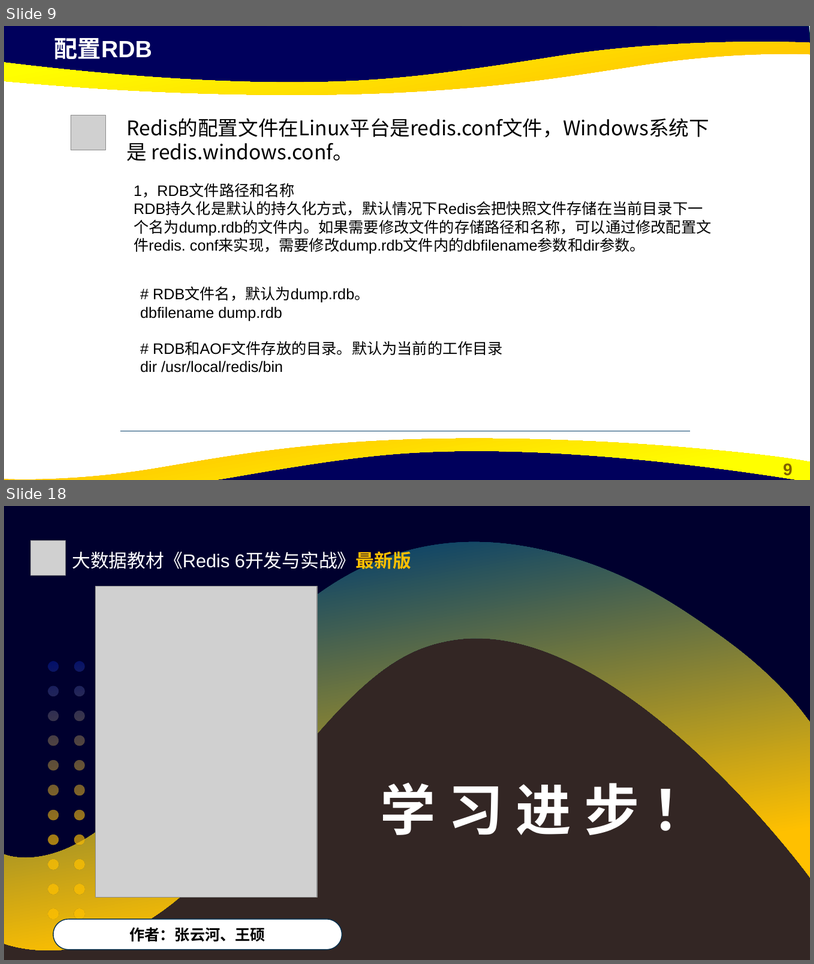
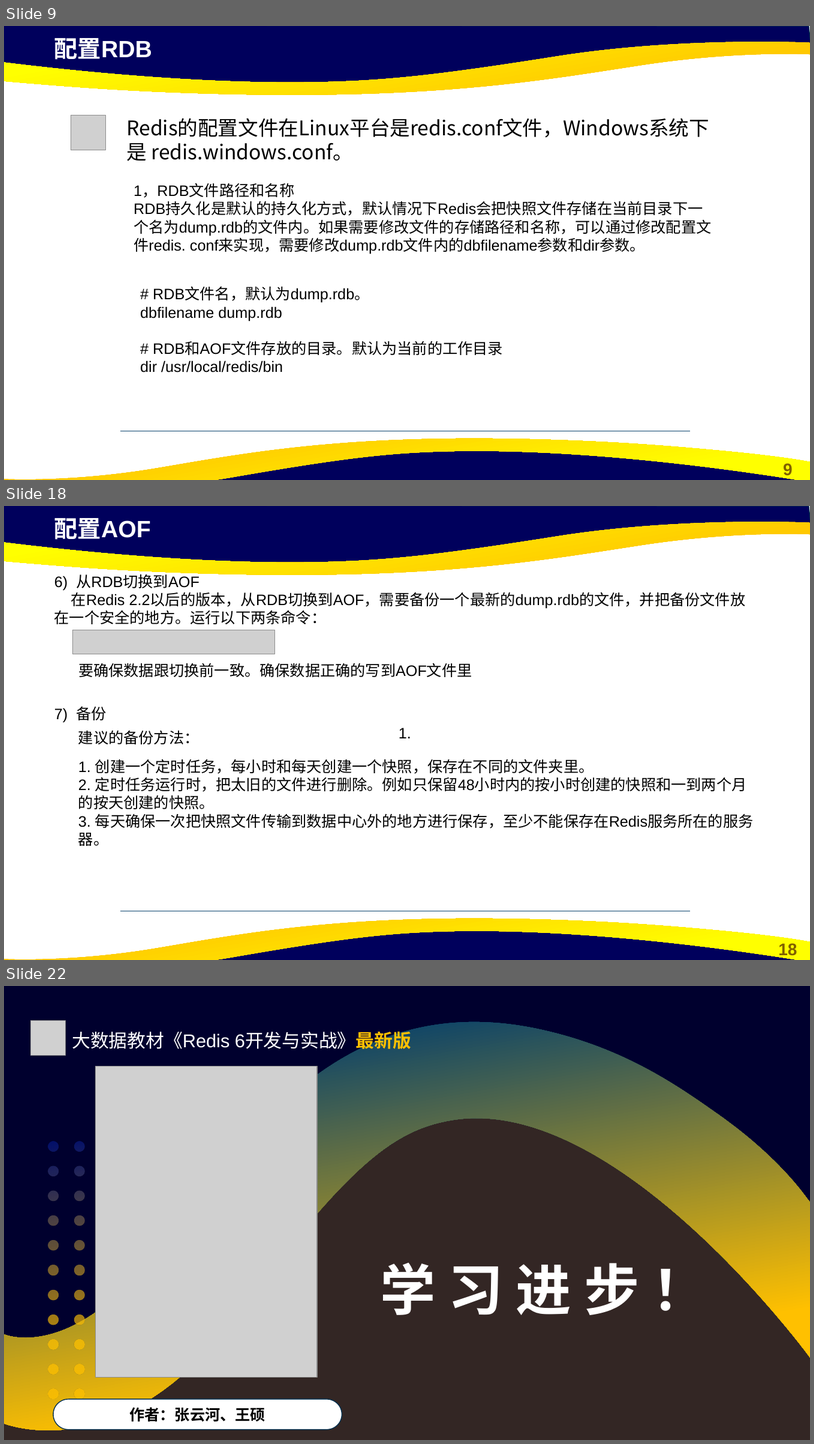
Before and after one commit to cxinping/Redis, a slide deck: ppt/第5章 Redis缓存持久化.pptx. Shown one above the other, each under a label of ours: slides 9 and 18 before the commit, slides 9, 18 and 22 after it; the slides between them are not shown. The pictures are 814x964 and 814x1444 pixels, drawn with LibreOffice and Linux fonts; fonts in the diff are those of the drawing; grey boxes stand for pictures; background and template pictures are left out. Boxes give left, top, right and bottom in pixels: in the first picture for what was removed or moved away, otherwise in the second. Text is boxed around its words. In the diff, an @@ line names an element or a change of style, - is before the commit and + after.

```diff
--- a/ppt/第5章 Redis缓存持久化.pptx
+++ b/ppt/第5章 Redis缓存持久化.pptx
@@ slide 18 added at bbox=[4, 506, 810, 960], background #FFFFFF; not listed: 5 template elements that a slide beside it also shows @@
@@ text added at bbox=[54, 518, 151, 540], 28 pt, text #FFFFFF, bold @@
+配置AOF
@@ text added at bbox=[54, 571, 746, 624], 18 pt, text #000000 @@
+6) 从RDB切换到AOF
+在Redis 2.2以后的版本，从RDB切换到AOF，需要备份一个最新的dump.rdb的文件，并把备份文件放在一个安全的地方。运行以下两条命令：
@@ freeform shape added at bbox=[88, 588, 105, 603], fill #FFFFFF @@
@@ picture added at bbox=[72, 630, 275, 654] @@
@@ freeform shape added at bbox=[90, 622, 104, 639], fill #FFFFFF @@
@@ text added at bbox=[78, 663, 473, 677], 18 pt, text #000000 @@
+要确保数据跟切换前一致。确保数据正确的写到AOF文件里
@@ text added at bbox=[54, 706, 106, 722], 18 pt, text #000000 @@
+7) 备份
@@ text added at bbox=[78, 730, 200, 744], 18 pt, text #000000 @@
+建议的备份方法：
@@ text added at bbox=[399, 727, 411, 738], 18 pt, text #000000 @@
+1.
@@ text added at bbox=[78, 759, 754, 846], 18 pt, text #000000 @@
+1. 创建一个定时任务，每小时和每天创建一个快照，保存在不同的文件夹里。 2. 定时任务运行时，把太旧的文件进行删除。例如只保留48小时内的按小时创建的快照和一到两个月的按天创建的快照。 3. 每天确保一次把快照文件传输到数据中心外的地方进行保存，至少不能保存在Redis服务所在的服务器。
@@ line added from (121, 911) to (690, 911), #07416B 0.5 pt @@
@@ what was slide 18 is now slide 22 @@
```
Also in this commit, not shown: 2 slides changed, 9 other slides added, 6 slides removed, 1 other file.
